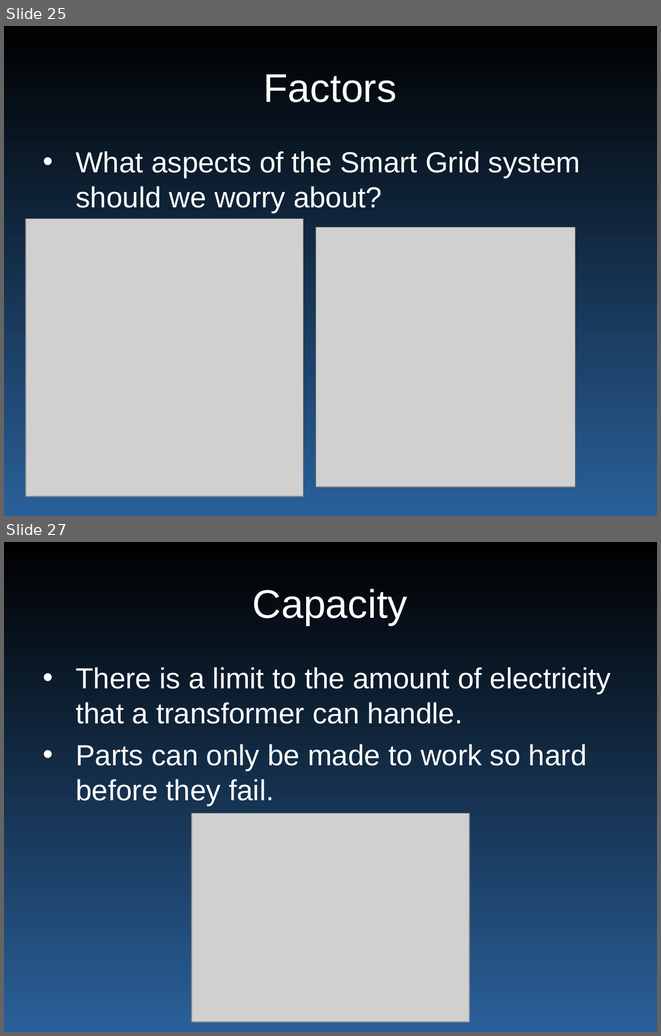
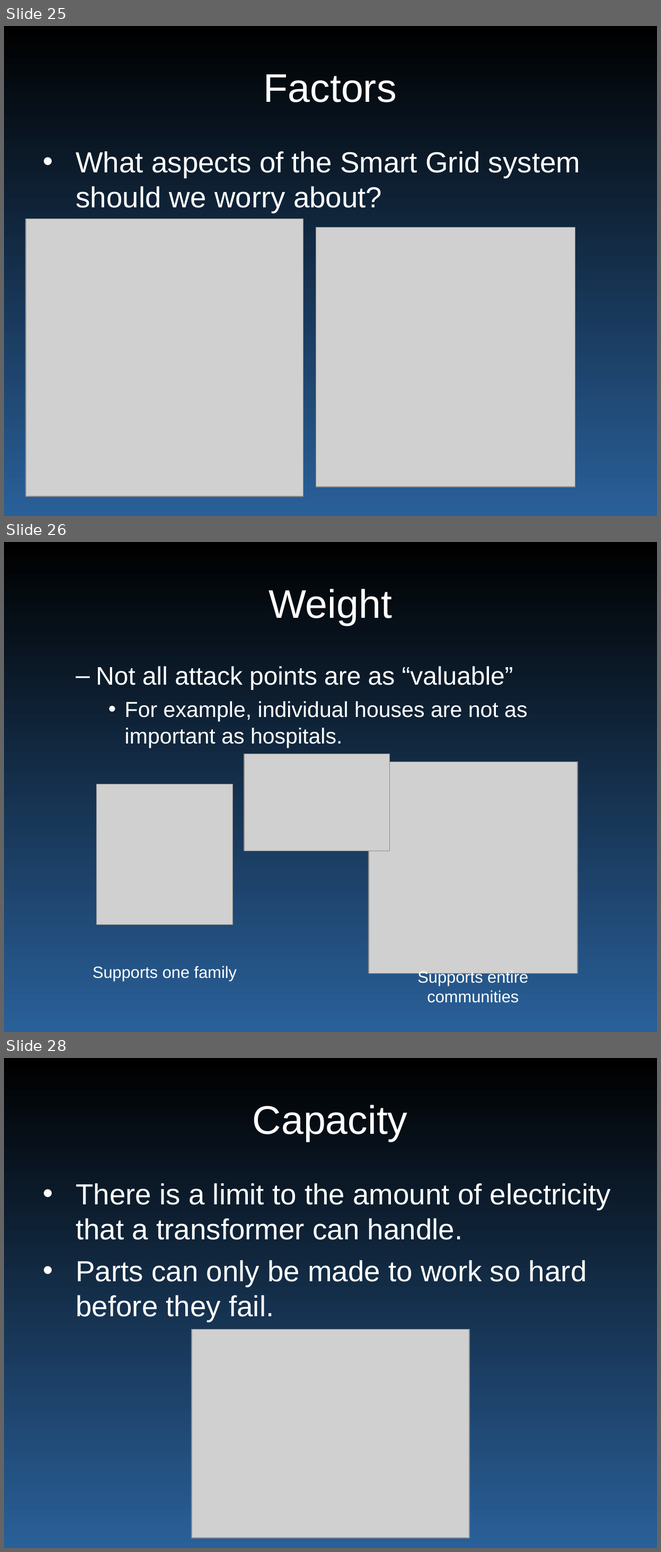
Before and after one commit to wyatt8740/CS460_Capstone, a slide deck: smartgrid_465_merged.pptx. Shown one above the other, each under a label of ours: slides 25 and 27 before the commit, slides 25, 26 and 28 after it; the slides between them are not shown. The pictures are 661x1036 and 661x1552 pixels, drawn with LibreOffice and Linux fonts; fonts in the diff are those of the drawing; grey boxes stand for pictures. Boxes give left, top, right and bottom in pixels: in the first picture for what was removed or moved away, otherwise in the second. Text is boxed around its words. In the diff, an @@ line names an element or a change of style, - is before the commit and + after.

Commit message:
Added more pictures and combined some slides

```diff
--- a/smartgrid_465_merged.pptx
+++ b/smartgrid_465_merged.pptx
@@ slide 26 added at box(4, 542, 657, 1032), background gradient #000000 to #2A6099 @@
@@ title added at box(268, 589, 392, 626), 44 pt, text #FFFFFF @@
+Weight
@@ text added at box(96, 666, 527, 748), 24 pt, text #FFFFFF @@
+  – Not all attack points are as “valuable”
+    • For example, individual houses are not as important as hospitals.
@@ picture added at box(244, 753, 390, 850) @@
@@ picture added at box(368, 762, 577, 973) @@
@@ picture added at box(97, 784, 233, 924) @@
@@ text added at box(93, 965, 237, 981), 18 pt, text #FFFFFF @@
+Supports one family
@@ text added at box(417, 970, 528, 1003), 18 pt, text #FFFFFF @@
+Supports entire communities
@@ what was slide 27 is now slide 28 @@
```
Also in this commit, not shown: 5 slides changed.
